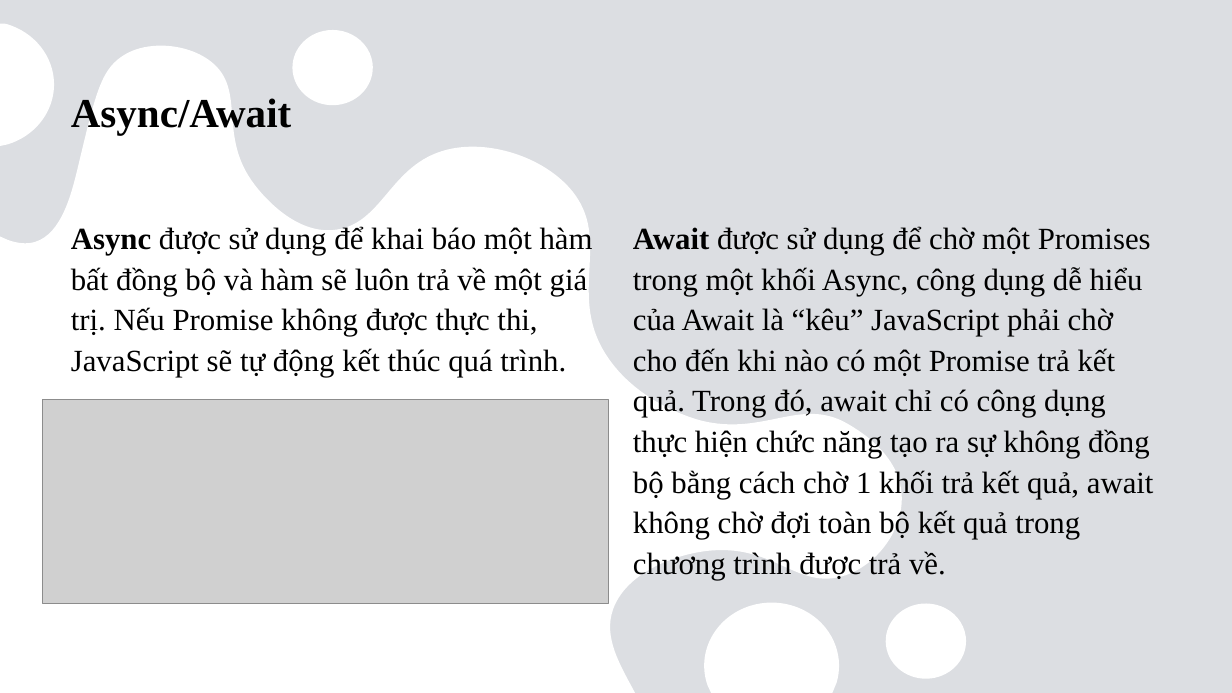
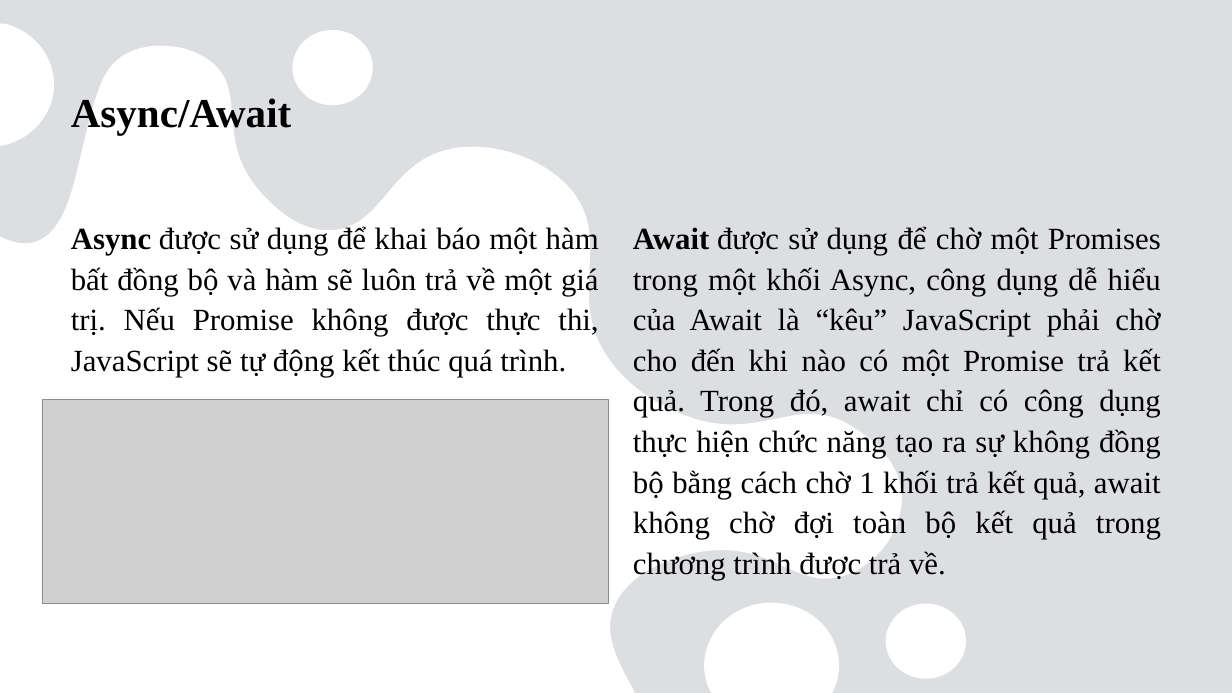
Before and after one commit to ngocson1603/khoaluanword, a slide deck: slide 10 of thuctapword/Báo cáo.pptx. Drawn at 1232x693 pixels with LibreOffice and Linux fonts; fonts in the diff are those of the drawing; grey boxes stand for pictures. Boxes give left, top, right and bottom in pixels: in the first picture for what was removed or moved away, otherwise in the second. Text is boxed around its words. In the diff, an @@ line names an element or a change of style, - is before the commit and + after.

```diff
--- a/thuctapword/Báo cáo.pptx
+++ b/thuctapword/Báo cáo.pptx
@@ text "Async được sử dụng để ..." at [71, 226, 599, 377]: alignment left to justified @@
@@ text "Await được sử dụng để ..." at [633, 226, 1161, 580]: alignment left to justified @@
```
Also in this commit, not shown: 25 other slides changed.
